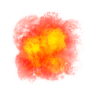
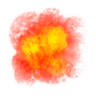
Layer changes from the first 96 x 96 image to the second:
painted on "explosion copy" over [7, 6, 89, 89]
painted on "explosion" over [7, 6, 89, 89]
